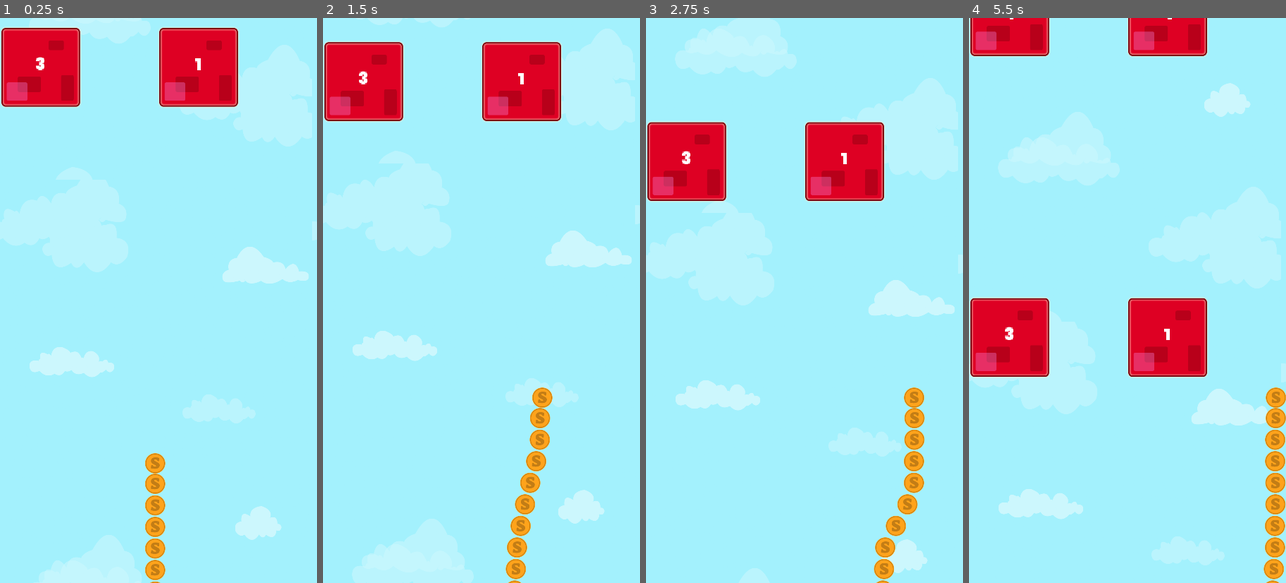
Above: before the commit, frames 1-4 (left to right).
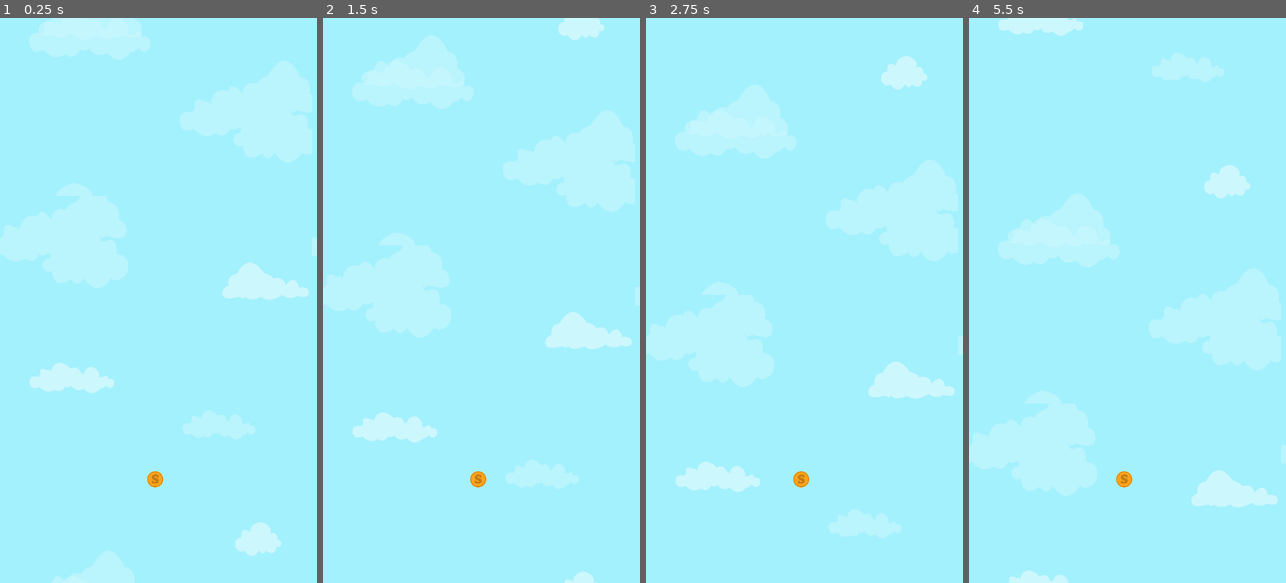
Above: after the commit, the same moments.

Repository: TheDoctorOfTime/Snake_Block
Game: Godot game, scene res://Scenes/Sandbox.tscn
Two runs of this game, one before a commit and one after it. Both use one fixed random seed, a clock stepped at 60 frames per second and the inputs below.
Inputs (mouse positions are in pixels of both pictures, inside the frame that each line leads up to):
- Up to frame 1 (0.25 s): no input
- Up to frame 2 (1.5 s): drag from (364, 74) to (478, 447) at 0.52 s; drag from (522, 74) to (535, 396) at 1.27 s
- Up to frame 3 (2.75 s): move the mouse to (836, 176) at 2.02 s; click (836, 176) at 2.17 s
- Up to frame 4 (5.5 s): drag from (1111, 413) to (1238, 419) at 2.77 s; move the mouse to (1222, 385) at 3.52 s; click (1222, 385) at 3.67 s; drag from (1032, 215) to (1276, 436) at 4.27 s; move the mouse to (1143, 300) at 5.02 s; click (1143, 300) at 5.17 s

The runs differ from the first frame. In frame 1, 12% of the frame differs, in the area x 0-98%, y 0-100%; in frame 2, 15%; in frame 3, 15%; in frame 4, 19%, in the area x 0-100%, y 0-100%.

Commit message:
Movement Controls Update
Unfinished

Diff:
--- a/Scenes/Block.tscn
+++ b/Scenes/Block.tscn
@@ -1,8 +1,19 @@
-[gd_scene load_steps=8 format=2]
+[gd_scene load_steps=10 format=2]
 
 [ext_resource path="res://Assets/BlockSkins/qube1.png" type="Texture" id=1]
 [ext_resource path="res://Scripts/block.gd" type="Script" id=2]
 [ext_resource path="res://Scripts/Poppins-Black.ttf" type="DynamicFontData" id=3]
+[ext_resource path="res://Scripts/ParticleController.gd" type="Script" id=4]
+
+[sub_resource type="ParticlesMaterial" id=5]
+emission_shape = 1
+emission_sphere_radius = 101.18
+flag_disable_z = true
+gravity = Vector3( 0, 98, 0 )
+orbit_velocity = 0.0
+orbit_velocity_random = 0.0
+scale = 25.0
+color = Color( 0.94902, 0.254902, 0.254902, 1 )
 
 [sub_resource type="RectangleShape2D" id=1]
 extents = Vector2( 112.67, 18.0162 )
@@ -28,7 +39,19 @@
 texture = ExtResource( 1 )
 script = ExtResource( 2 )
 
+[node name="ParticleController" type="Particles2D" parent="."]
+position = Vector2( -0.851615, 128.402 )
+emitting = false
+lifetime = 0.2
+one_shot = true
+speed_scale = 46.44
+explosiveness = 0.88
+draw_order = 1
+process_material = SubResource( 5 )
+script = ExtResource( 4 )
+
 [node name="Area2D" type="Area2D" parent="."]
+scale = Vector2( 1, 1 )
 
 [node name="CollisionShape2D" type="CollisionShape2D" parent="Area2D"]
 position = Vector2( 0, 101.775 )
@@ -60,6 +83,7 @@
 }
 
 [node name="KinematicBody2D" type="KinematicBody2D" parent="."]
+scale = Vector2( 1, 1 )
 
 [node name="CollisionShape2D" type="CollisionShape2D" parent="KinematicBody2D"]
 position = Vector2( 0, -3.91006e-05 )
--- a/Scenes/Sandbox.tscn
+++ b/Scenes/Sandbox.tscn
@@ -6,6 +6,7 @@
 [ext_resource path="res://Scripts/Camera.gd" type="Script" id=4]
 [ext_resource path="res://Scripts/Spawner.gd" type="Script" id=5]
 [ext_resource path="res://Scripts/background.gd" type="Script" id=6]
+[ext_resource path="res://Scripts/GJMain.gd" type="Script" id=7]
 
 [sub_resource type="Shader" id=1]
 code = "shader_type canvas_item;
@@ -27,6 +28,10 @@
 
 [node name="~WORLDSPACE~" type="Node2D"]
 position = Vector2( 621, 1104 )
+script = ExtResource( 7 )
+
+[node name="TouchController" type="Node2D" parent="."]
+script = ExtResource( 1 )
 
 [node name="MainCamera" type="Camera2D" parent="."]
 current = true
@@ -79,9 +84,7 @@
 position = Vector2( 462.838, 0 )
 scale = Vector2( 1.35633, 1.35633 )
 
-[node name="TouchController" type="Node2D" parent="."]
-script = ExtResource( 1 )
-
-[node name="SnakeHead" parent="TouchController" instance=ExtResource( 2 )]
+[node name="SnakeHead" parent="." instance=ExtResource( 2 )]
 position = Vector2( -13.0458, 698.276 )
 z_as_relative = false
+script = ExtResource( 1 )
--- /dev/null
+++ b/Scenes/point.tscn
@@ -0,0 +1,37 @@
+[gd_scene load_steps=6 format=2]
+
+[ext_resource path="res://Assets/snakeSkins/1/body.png" type="Texture" id=1]
+[ext_resource path="res://Scripts/Point.gd" type="Script" id=2]
+[ext_resource path="res://Scripts/Poppins-Black.ttf" type="DynamicFontData" id=3]
+
+[sub_resource type="CircleShape2D" id=1]
+radius = 38.0333
+
+[sub_resource type="DynamicFont" id=2]
+size = 50
+font_data = ExtResource( 3 )
+
+[node name="POINT" type="Area2D"]
+script = ExtResource( 2 )
+
+[node name="CollisionShape2D" type="CollisionShape2D" parent="."]
+shape = SubResource( 1 )
+
+[node name="body" type="Sprite" parent="."]
+scale = Vector2( 0.579479, 0.616974 )
+texture = ExtResource( 1 )
+
+[node name="Score" type="RichTextLabel" parent="."]
+modulate = Color( 0, 0, 0, 1 )
+margin_left = -64.0
+margin_top = -112.0
+margin_right = 63.0
+margin_bottom = 59.0
+custom_fonts/normal_font = SubResource( 2 )
+bbcode_enabled = true
+bbcode_text = "[center]0"
+text = "0"
+__meta__ = {
+"_edit_use_anchors_": false
+}
+[connection signal="body_entered" from="." to="." method="_on_Area2D_body_entered"]
--- a/Scenes/snake.tscn
+++ b/Scenes/snake.tscn
@@ -4,7 +4,7 @@
 [ext_resource path="res://Scripts/snake.gd" type="Script" id=2]
 
 [sub_resource type="CircleShape2D" id=1]
-radius = 10.9617
+radius = 9.40842
 
 [node name="SnakeHead" type="KinematicBody2D"]
 script = ExtResource( 2 )
@@ -20,5 +20,5 @@
 shape = SubResource( 1 )
 
 [node name="skin" type="Sprite" parent="Head"]
-scale = Vector2( 0.2875, 0.2875 )
+scale = Vector2( 0.229989, 0.229989 )
 texture = ExtResource( 1 )
--- a/Scripts/Camera.gd
+++ b/Scripts/Camera.gd
@@ -15,7 +15,7 @@
 var currentPos = Vector2();
 
 func _ready():
-	snakeHead = get_parent().get_node("TouchController").get_node("SnakeHead");
+	snakeHead = get_parent().get_node("SnakeHead");
 	set_process(true);
 
 func _process(deltaTime):
@@ -54,8 +54,8 @@
 func shake():
 
 	var duration = 0.25;
-	var frequency = 7;
-	var amplitude = 10;
+	var frequency = 8;
+	var amplitude = 15;
 	# Initialize variables.
 	_duration = duration
 	_timer = duration
--- a/Scripts/GJMain.gd
+++ b/Scripts/GJMain.gd
@@ -14,4 +14,4 @@
 func onLevelComplete(isLevelSuccess, coins=0):
 	print("Event onLevelComplete:", isLevelSuccess)
 	if isLevelSuccess:
-		level+=1
+		level+=1;
--- /dev/null
+++ b/Scripts/ParticleController.gd
@@ -0,0 +1,12 @@
+extends Particles2D
+
+const MAX = 0.2
+
+var timer = MAX;
+
+func _process(deltaTime):
+	if(emitting):
+		if(timer > 0): timer -= deltaTime;
+		else:
+			timer = MAX;
+			emitting = false;
--- /dev/null
+++ b/Scripts/Point.gd
@@ -0,0 +1,31 @@
+extends Area2D
+
+var timer = 30;
+var score = 0;
+var difficulty = 0;
+
+func setScore():
+	difficulty = get_parent().get_node("TouchController/SnakeHead").difficulty;
+
+	if(difficulty == 1):   score = randi() % 5 + 1;
+	elif(difficulty == 2): score = randi() % 10 + 6;
+	else: score = randi() % 15 + 11;
+
+	get_node("Score").bbcode_text = str("[center]", score);
+
+func _process(deltaTime):
+
+	if(score == 0):
+		if(get_parent().get_node("TouchController/SnakeHead") != null): setScore();
+
+	if(timer > 0): timer -= deltaTime;
+	else:
+		get_parent().remove_child(self);
+		pass;
+
+func _on_Area2D_body_entered(body):
+	if(body.name != "SnakeHead"): return;
+
+	get_parent().get_node("TouchController/SnakeHead").add(score);
+
+	get_parent().remove_child(self);
--- a/Scripts/Spawner.gd
+++ b/Scripts/Spawner.gd
@@ -1,4 +1,6 @@
 extends Node
+
+const debug = true;
 
 const TempNumber = 0;
 
@@ -11,18 +13,7 @@
 var Point4 = Vector2();
 
 onready var block = preload("res://Scenes/Block.tscn");
-
-#PRESETS
-#(Playing the Game I couldn't find an instance where 3 would spawn at a time)
-#OOOO - 1234 - 0
-#OOXX - 1200 - 1
-#XXOO - 0034 - 2
-#OXOX - 1030 - 3
-#XOXO - 0204 - 4
-#OXXX - 1000 - 5
-#XOXX - 0200 - 6
-#XXOX - 0030 - 7
-#XXXO - 0004 - 8
+onready var point = preload("res://Scenes/point.tscn");
 
 var PresetNumber = TempNumber;
 
@@ -30,10 +21,11 @@
 	pass;
 
 func _process(deltaTime):
+	if(debug): return;
 
 	if(timer >= 0): timer -= deltaTime;
 	else:
-		if(get_parent().get_parent().get_node("TouchController/SnakeHead").movingForward):
+		if(get_parent().get_parent().get_node("SnakeHead").movingForward):
 			SpawnPreset();
 		timer = GAP;
 
@@ -56,22 +48,42 @@
 		1:
 			SpawnBlock(1);
 			SpawnBlock(2);
+			SpawnPoint(3);
+			SpawnPoint(4);
 		2:
+			SpawnPoint(1);
+			SpawnPoint(2);
 			SpawnBlock(3);
 			SpawnBlock(4);
 		3:
 			SpawnBlock(1);
+			SpawnPoint(2);
 			SpawnBlock(3);
+			SpawnPoint(4);
 		4:
+			SpawnPoint(1);
 			SpawnBlock(2);
+			SpawnPoint(3);
 			SpawnBlock(4);
 		5:
 			SpawnBlock(1);
+			SpawnPoint(2);
+			SpawnPoint(3);
+			SpawnPoint(4);
 		6:
+			SpawnPoint(1);
 			SpawnBlock(2);
+			SpawnPoint(3);
+			SpawnPoint(4);
 		7:
+			SpawnPoint(1);
+			SpawnPoint(2);
 			SpawnBlock(3);
+			SpawnPoint(4);
 		8:
+			SpawnPoint(1);
+			SpawnPoint(2);
+			SpawnPoint(3);
 			SpawnBlock(4);
 
 	timer = GAP;
@@ -92,3 +104,24 @@
 	var bloc = inst;
 	remove_child(bloc);
 	get_parent().get_parent().add_child(bloc);
+
+func SpawnPoint(thisPosition):
+	#GENERATE NUMBER
+	PresetNumber = randi() % 2;
+	if(PresetNumber == 0): return;
+
+	var OffsetX = 620;
+	var OffsetY = 1400;
+
+	#TODO: CHANGE BLOCK FOR POINT
+	var inst = point.instance();
+	if(thisPosition == 1):   inst.position = Vector2(Point1.x - OffsetX, Point1.y - OffsetY);
+	elif(thisPosition == 2): inst.position = Vector2(Point2.x - OffsetX, Point2.y - OffsetY);
+	elif(thisPosition == 3): inst.position = Vector2(Point3.x - OffsetX, Point3.y - OffsetY);
+	elif(thisPosition == 4): inst.position = Vector2(Point4.x - OffsetX, Point4.y - OffsetY);
+
+	add_child(inst);
+
+	var poin = inst;
+	remove_child(poin);
+	get_parent().get_parent().add_child(poin);
--- a/Scripts/TouchController.gd
+++ b/Scripts/TouchController.gd
@@ -1,21 +1,98 @@
-extends Node
+extends Node2D
 
-var rel = Vector2();
+const SPEED = 300 # pixel per second
+const MAX_TRACKING_DISTANCE = 400 # pixel
 
-var isDragging = false;
-var direction = 0;
+var screen_touch = false
+var path = []
 
-func _input(event):
-	if event is InputEventScreenDrag:
-		rel = event.get_relative().normalized();
 
-		if(rel.x > 0): direction = 1;
-		elif(rel.x < 0): direction = -1;
-		else: direction = direction;
+func _unhandled_input(event):
+	if event is InputEventMouseButton and event.button_index == BUTTON_LEFT:
+		screen_touch = event.pressed
+		if screen_touch:
+			add_to_path(event.global_position)
+	elif event is InputEventMouseMotion and screen_touch:
+		add_to_path(event.global_position)
 
-		isDragging = true;
 
-	if event is InputEventScreenTouch:
-		if (!event.pressed && isDragging):
-			direction = 0;
-			isDragging = false;
+func add_to_path(position):
+	var distance = global_position.distance_to(position)
+	if  distance > MAX_TRACKING_DISTANCE:
+		path.clear()
+	path.push_back(position)
+
+
+func _physics_process(delta):
+	if path.empty(): return
+	var next_pos = path.front()
+
+	var direction = global_position.direction_to(next_pos)
+	var distance = global_position.distance_to(next_pos)
+	var reach = SPEED * delta
+
+	if distance > reach:
+		# next_pos is out of reach in this frame
+		# => move as far as possible towards it!
+		global_position += direction * reach
+	elif distance < reach:
+		# next_pos is reachable in this frame
+		# =>  move there and remove it from the path
+		while distance < reach:
+			global_position += direction * distance
+			reach -= distance
+			path.pop_front()
+
+			# check if theres another position in the path
+			# that we can already move towards
+			if path.empty(): return
+			next_pos = path.front()
+			direction = global_position.direction_to(next_pos)
+			distance = global_position.distance_to(next_pos)
+
+
+
+
+
+
+
+
+
+
+
+
+
+
+
+
+
+#============================================#
+#                OLD CODE                    #
+#============================================#
+
+#var rel = Vector2();
+
+#var isDragging = false;
+#var isTouching = false;
+#var direction = 0;
+
+#func _input(event):
+#	if event is InputEventScreenDrag:
+#		rel = event.get_relative().normalized();
+#
+#		if(rel.x > 0): direction = 1;
+#		elif(rel.x < 0): direction = -1;
+#		else: direction = direction;
+#
+#		isDragging = true;
+#
+#	if event is InputEventScreenTouch:
+#		if (event.pressed): isTouching;
+#		else: isTouching = false;
+#		if (!event.pressed && isDragging):
+#			direction = 0;
+#			isDragging = false;
+
+#THE PLAN:
+#GET FINGER LOCATION AND IF SNAKE IS WITHIN A 5% DIFFERENCE OF THE FINGER POSITION
+#THEN THE SNAKE STAYS PUT, ELSE THE SNAKE WILL MOVE TOWARDS THE FIRNGER POSITION
--- a/Scripts/block.gd
+++ b/Scripts/block.gd
@@ -4,7 +4,7 @@
 const CHECK = 0.4;
 
 var difficulty = 1;
-var BlockScore;
+var BlockScore = 0;
 
 var timer = MAX;
 var snake;
@@ -12,8 +12,8 @@
 var isColliding;
 var colliderTimer = CHECK;
 
-func _ready():
-	difficulty = 1;
+func setScore():
+	difficulty = get_parent().get_node("TouchController/SnakeHead").difficulty;
 
 	if  (difficulty == 1): BlockScore = randi()%5+1;
 	elif(difficulty == 2): BlockScore = randi()%10+6;
@@ -23,8 +23,10 @@
 
 	get_node("Score").bbcode_text = str("[center]", BlockScore);
 
+func _process(deltaTime):
 
-func _process(deltaTime):
+	if(BlockScore == 0):
+		if(get_parent().get_node("TouchController/SnakeHead") != null): setScore();
 
 	if(isColliding):
 		if(colliderTimer > 0):
@@ -37,14 +39,15 @@
 
 func _on_Area2D_body_entered(body):
 	if(body == null): return;
-	if(body.name != "SnakeHead"): return;
+	if(body.name == "SnakeHead"):
+		get_parent().get_node("TouchController/SnakeHead").toggleForward(false);
+		get_parent().get_node("MainCamera").shake();
+		subScore();
 
-	get_parent().get_node("TouchController/SnakeHead").toggleForward(false);
-
-	get_parent().get_node("MainCamera").shake();
-	subScore();
-
-	isColliding = true;
+		isColliding = true;
+	else:
+		var delete = get_parent().find_node(body.name);
+		get_parent().remove_child(delete);
 
 func _on_Area2D_body_exited(body):
 	if(body == null): return;
@@ -63,6 +66,7 @@
 	BlockScore -= 1;
 	get_parent().get_node("MainCamera").shake();
 	get_parent().get_node("TouchController/SnakeHead").subTail();
+	get_node("ParticleController").emitting = true;
 	get_node("Score").bbcode_text = str("[center]", BlockScore);
 	colliderTimer = CHECK;
 
--- a/Scripts/snake.gd
+++ b/Scripts/snake.gd
@@ -1,7 +1,7 @@
 extends KinematicBody2D
 
 const UP = Vector2(0, -1);
-const SPEED = 450;
+const SPEED = 950;
 const SMOOTHING = 25;
 const GAP = 80;
 
@@ -9,18 +9,20 @@
 var direction = 0;
 var velocity = 0;
 
-var forwardMovement = 250;
+var forwardMovement = 750;
 var movingForward = true;
 
 var snakeLength = 1;
-export(int) var difficulty = 1;
+var difficulty = 1;
 var difficultyUpTimer = 30;
 
 var currPos;
 onready var Tail = preload("res://Scenes/tail.tscn");
 
+var add = 0;
+
 func _ready():
-	for x in range(10):
+	for x in range(4):
 		addTail();
 
 func _process(deltaTime):
@@ -33,9 +35,14 @@
 			2: difficultyUpTimer = 90;
 			3: difficultyUpTimer = 120;
 			4: difficultyUpTimer = 120;
+			5: difficultyUpTimer = 120;
 
 		if(difficulty < 5): difficulty += 1;
 	direction = get_parent().direction;
+
+	if(add == 0): return;
+	addTail();
+	add -= 1;
 
 func _physics_process(deltaTime):
 
@@ -54,8 +61,14 @@
 #TODO: WinLevel     (occurs when level is completed, moves player to next level)
 #TODO: BASIC UI     (Length Display, Phase, Level, etc. [text-only, I'll leave UI design to the artist'])
 
+func add(value):
+	add = value;
+
 func addTail():
 	snakeLength += 1;
+
+	return;
+
 	var inst = Tail.instance();
 	var prev_tail = get_child(get_child_count() -1);
 	if(prev_tail.name != "Head"): inst.target_node = prev_tail;
@@ -69,9 +82,11 @@
 func toggleForward(value): movingForward = value;
 
 func subTail():
+	snakeLength -= 1;
+
+	return;
+
 	var tailEnd = get_child(get_child_count() -1);
-
-	snakeLength -= 1;
 	if(tailEnd.name == "Head"): return;
 
 	remove_child(tailEnd);
--- a/Scripts/tail.gd
+++ b/Scripts/tail.gd
@@ -4,7 +4,7 @@
 const MAX = 0.01;
 const MAX2 = 0.001;
 
-var SPEED = 50;
+var SPEED = 450;
 var speed;
 var CORRECTION_SPEED = 5;
 var SMOOTHING = 25;
@@ -25,14 +25,16 @@
 var motion = Vector2();
 
 func _ready():
-	if(tailNum == 1): SPEED = 450;
-	elif(tailNum == 2): SPEED = 405;
-	elif(tailNum == 3): SPEED = 360;
-	elif(tailNum == 4): SPEED = 315;
-	elif(tailNum == 5): SPEED = 270;
-	elif(tailNum == 6): SPEED = 225;
-	elif(tailNum == 7): SPEED = 180;
-	else: SPEED = 135;
+#	if(tailNum == 1): SPEED = 450;
+#	elif(tailNum == 2): SPEED = 405;
+#	elif(tailNum == 3): SPEED = 360;
+#	elif(tailNum == 4): SPEED = 315;
+#	elif(tailNum == 5): SPEED = 270;
+#	elif(tailNum == 6): SPEED = 225;
+#	elif(tailNum == 7): SPEED = 180;
+#	else: SPEED = 135;
+
+#	SPEED = 450;
 
 	baseY = position.y;
 	currPos = global_position.x;
Not shown: 1 places in Scenes/Sandbox.tscn that only renumber resources
Not shown, changed: export_presets.cfg
